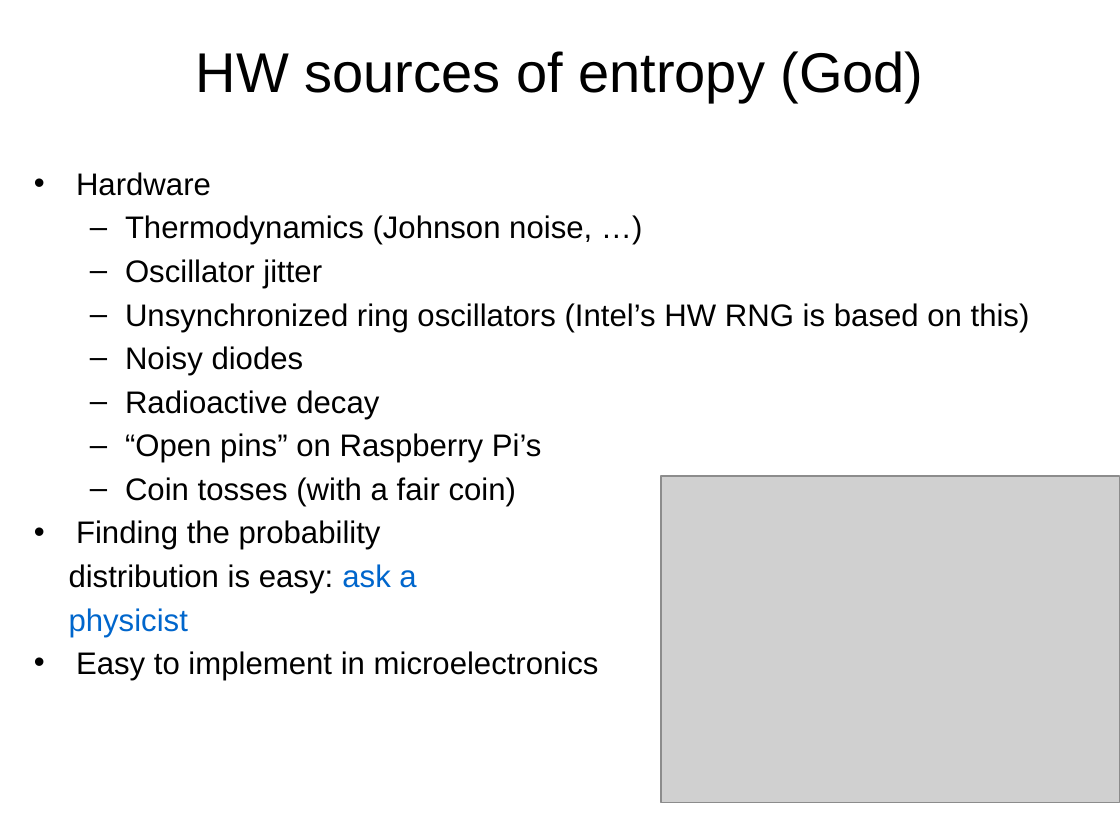
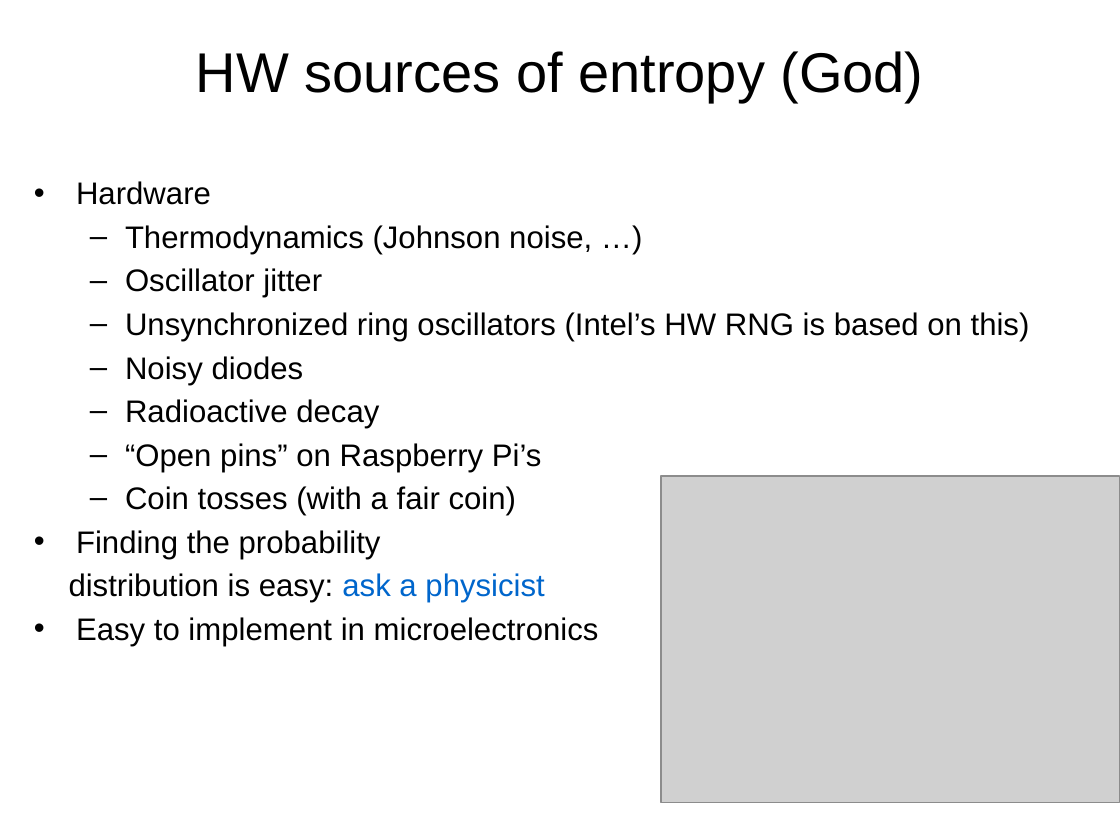
Before and after one commit to jlmucb/class_notes, a slide deck: slide 12 of BerkeleyClass/CS290Spring2013/Lectures/entropy_talk.pptx. Drawn at 1120x840 pixels with LibreOffice and Linux fonts; fonts in the diff are those of the drawing; grey boxes stand for pictures. Boxes give left, top, right and bottom in pixels: in the first picture for what was removed or moved away, otherwise in the second. Text is boxed around its words. In the diff, an @@ line names an element or a change of style, - is before the commit and + after.

Commit message:
spelling.

```diff
--- a/BerkeleyClass/CS290Spring2013/Lectures/entropy_talk.pptx
+++ b/BerkeleyClass/CS290Spring2013/Lectures/entropy_talk.pptx
@@ text "Hardware": place and size @@
-text "Hardware" at [69, 172, 1030, 680]
+text "Hardware" at [69, 181, 1030, 646]
@@ text at [69, 573, 544, 603]: text changed @@
-distribution is easy: ask a
-physicist
+distribution is easy: ask a physicist
```
Also in this commit, not shown: 7 other slides changed.
